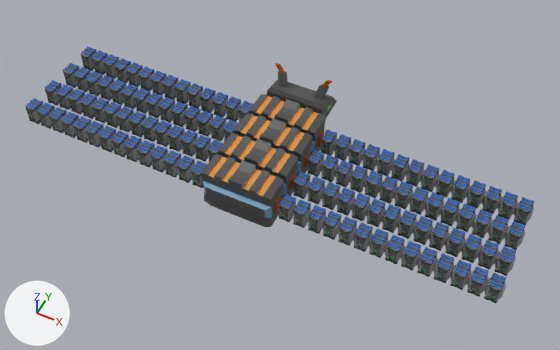
The FBX model Assets/Resources/Bots/antBot_5.fbx: old version first, new version second.
Camera for both pictures: a camera (50 mm lens) standing at (5.94, -13.08, 13.5) and looking at (0.4, -2.01, -0.34). Every picture has the same lights, and +X, +Y and +Z are marked at lower left.

The scene before the commit, as lines of its bpy script (objects in view):
```python
me_cube = bpy.data.meshes.new('Cube')
me_cube.from_pydata(...)  # 63806 vertices, 63580 faces; spans x -6.08..6.08, y -3.48..0.28, z -0.83..1.14
# faces by material slot: [700, 1056, 61824]
me_cube.materials.append(mat_colors_007)  # picture img_colorpalette_png
me_cube.materials.append(mat_colors_003)  # picture img_colorpalette_png
me_cube.materials.append(mat_colors_004)  # picture img_colorpalette_png
ob_antbot = bpy.data.objects.new('AntBot', me_cube)
ob_antbot.location = (0.0, 0.0, 0.0)
```
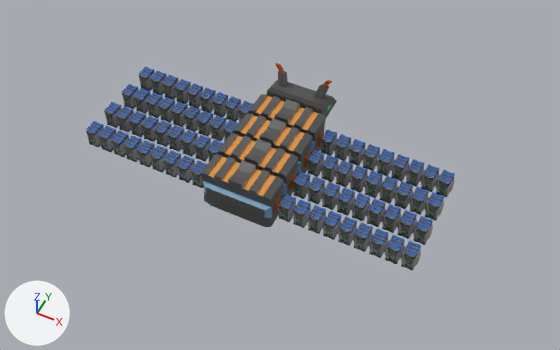
Boxes [x1, y1, x2, y2] around the edits, measured in the pictures (560 x 350 px):
'AntBot', reshaped (27% narrower, 19% shorter): before [25, 46, 534, 303]; after [86, 63, 455, 270]
part 1 of me_cube, deleted: before [25, 46, 534, 303]

The change in detail:
me_cube is used by ob_antbot; location (0.0, 0.0, 0.0).
me_cube had 63806 vertices, 63580 faces and spanned x -6.08..6.08, y -3.48..0.28, z -0.83..1.14.
me_cube now has 41646 vertices, 41500 faces and spans x -4.25..4.25, y -3.48..0.28, z -0.83..1.14.
me_cube part 1: 40 loose pieces with 22160 vertices, spanning x -6.08..6.08, y -3.35..-0.57, z -0.26..0.26, are deleted.
